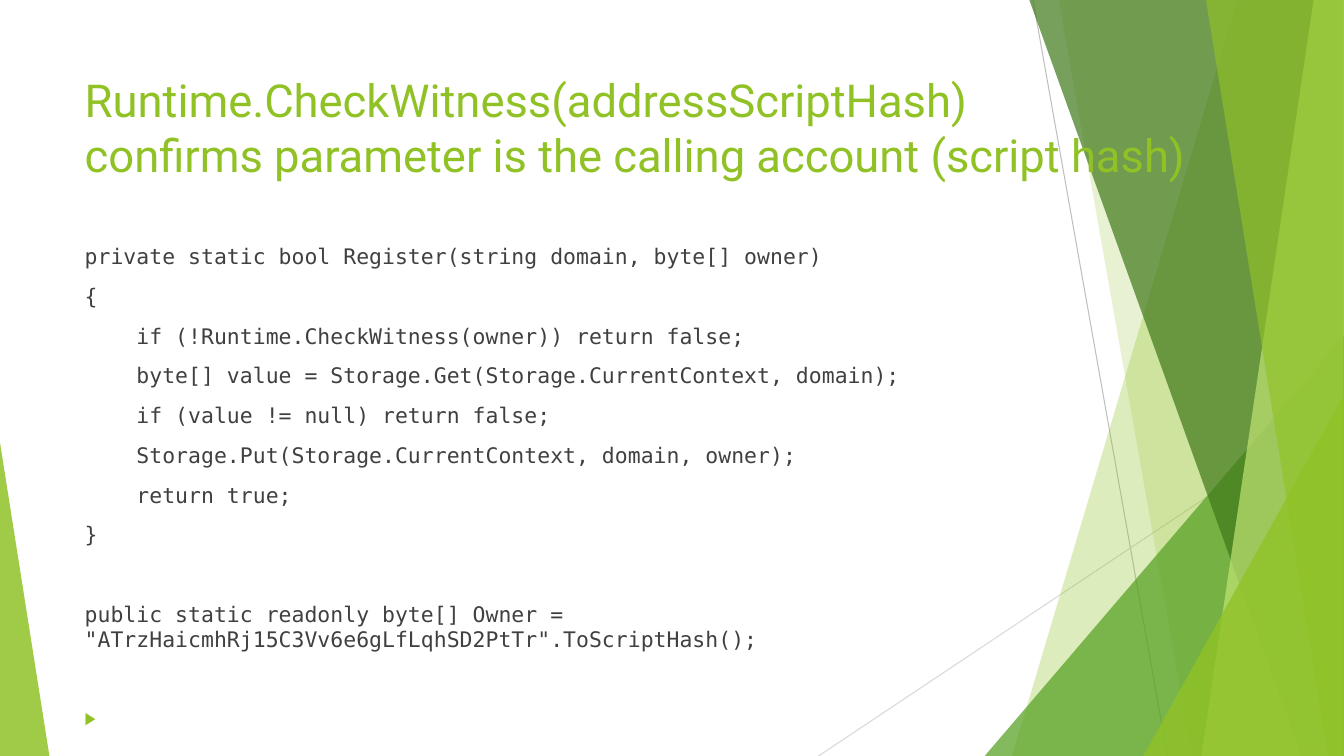
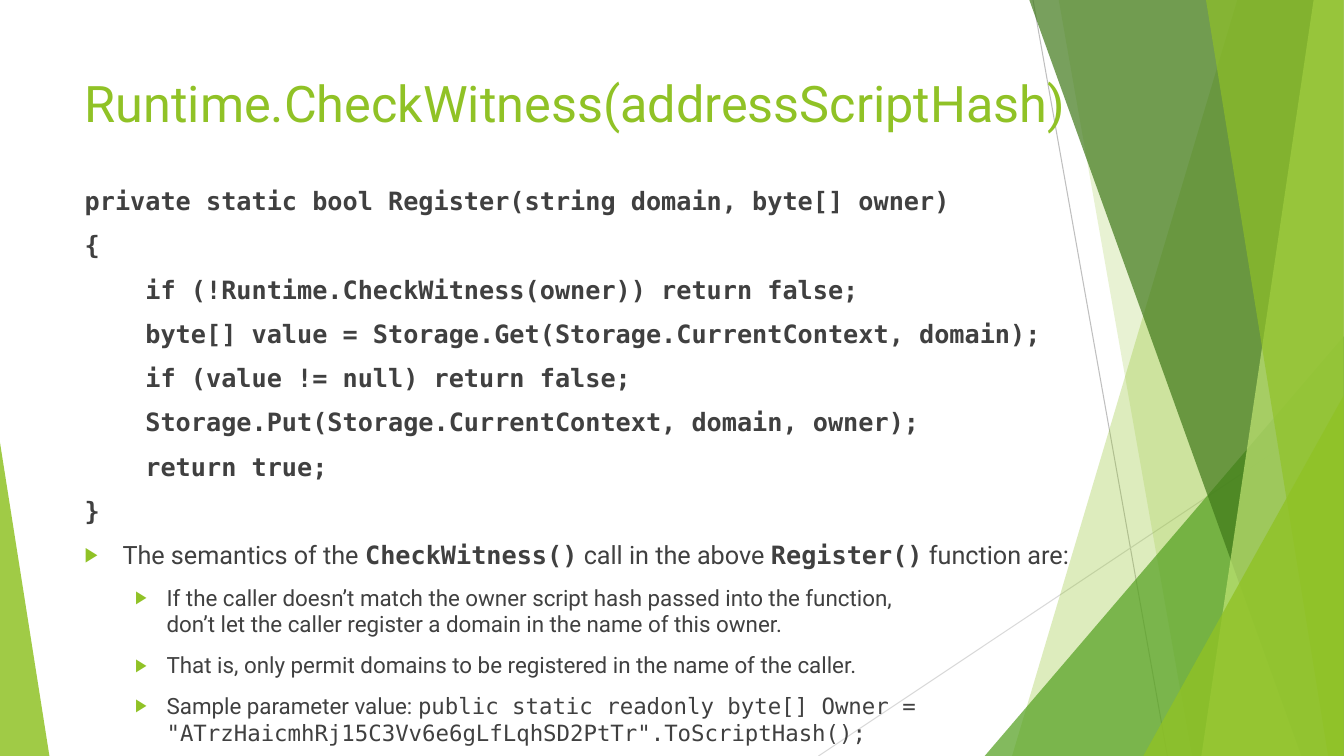
Before and after one commit to mwherman2000/neo-windocs, a slide deck: slide 17 of windocs/windocs-presentations/Debugging NEO Accounts and Addresses-20180216 v0.1.pptx. Drawn at 1344x756 pixels with LibreOffice and Linux fonts; fonts in the diff are those of the drawing. Boxes give left, top, right and bottom in pixels: in the first picture for what was removed or moved away, otherwise in the second. Text is boxed around its words. In the diff, an @@ line names an element or a change of style, - is before the commit and + after.

```diff
--- a/windocs/windocs-presentations/Debugging NEO Accounts and Addresses-20180216 v0.1.pptx
+++ b/windocs/windocs-presentations/Debugging NEO Accounts and Addresses-20180216 v0.1.pptx
@@ title at [85, 76, 1065, 134]: text changed; size 32.4 to 36 pt @@
-Runtime.CheckWitness(addressScriptHash)
-confirms parameter is the calling account (script hash)
+Runtime.CheckWitness(addressScriptHash)
@@ text "private static bool Register(string domain, ...": place and size @@
-text "private static bool Register(string domain, ..." at [85, 247, 899, 652]
+text "private static bool Register(string domain, ..." at [85, 189, 1068, 746]
@@ text at [85, 189, 1040, 480]: size 15.3 to 18 pt, bold on in "private static bool Register(string domain, byte[] owner)", "{", "if (!Runtime.CheckWitness(owner)) return false;", "byte[] value = Storage.Get(Storage.CurrentContext, domain);" and 4 more places @@
@@ text at [123, 543, 1068, 746]: text changed; size 15.3 to 16 pt; font DejaVu Sans Mono to Roboto @@
-public static readonly byte[] Owner = "ATrzHaicmhRj15C3Vv6e6gLfLqhSD2PtTr".ToScriptHash();
+▶ The semantics of the CheckWitness() call in the above Register() function are:
+  ▶ If the caller doesn’t match the owner script hash passed into the function,
+    don’t let the caller register a domain in the name of this owner.
+  ▶ That is, only permit domains to be registered in the name of the caller.
+  ▶ Sample parameter value: public static readonly byte[] Owner = "ATrzHaicmhRj15C3Vv6e6gLfLqhSD2PtTr".ToScriptHash();
```
Also in this commit, not shown: 1 slide added, 4 other files.
